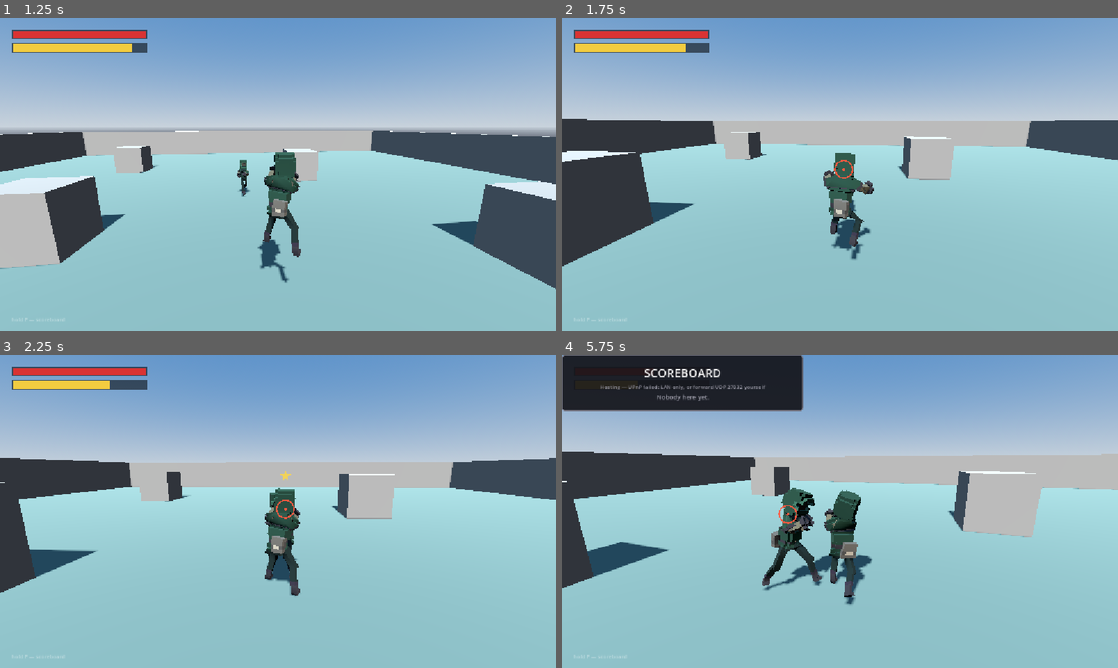
Above: before the commit, frames 1-4 (two rows, left to right).
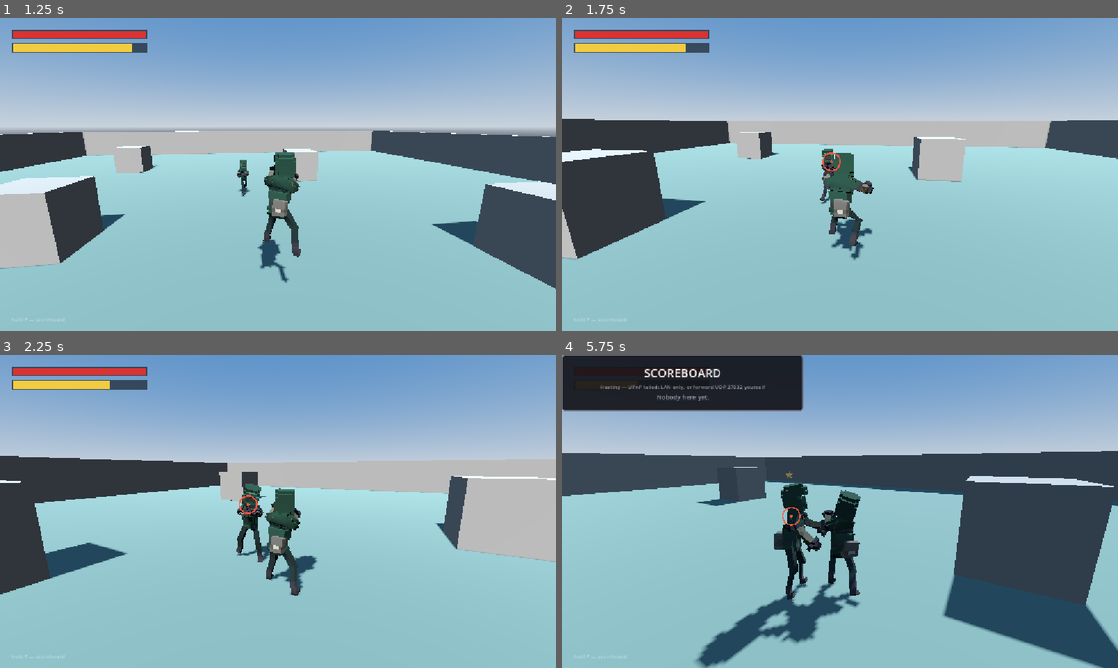
Above: after the commit, the same moments.

Repository: therealssorw/astria
Game: Godot game, scene res://scenes/main.tscn
Two runs of this game, one before a commit and one after it. Both use one fixed random seed, a clock stepped at 60 frames per second and the inputs below. This scene is started directly instead of the project's main scene. A sky picture missing from this copy of the repository is replaced by a grey-blue gradient. Sound files missing from this copy of the repository are replaced by a short silence.
Inputs (mouse positions are in pixels of both pictures, inside the frame that each line leads up to):
- Up to frame 1 (1.25 s): tap Enter (ui_accept) at 0.5 s; move the mouse to (305, 174) at 0.52 s; hold W (move_forward) from 0.53 s (still down); hold Right mouse button (block) from 0.53 s (still down); click (305, 174) at 0.6 s; tap Space (jump) at 0.77 s
- Up to frame 2 (1.75 s): keep holding W (move_forward); move the mouse to (812, 174) at 1.27 s; release Right mouse button (block) at 1.28 s; right-click (812, 174) at 1.35 s; tap Space (jump) at 1.52 s; click (812, 174) at 1.55 s
- Up to frame 3 (2.25 s): keep holding W (move_forward); move the mouse to (289, 505) at 2.02 s; hold Right mouse button (block) from 2.03 s (still down); click (289, 505) at 2.1 s
- Up to frame 4 (5.75 s): keep holding W (move_forward); move the mouse to (834, 517) at 2.77 s; release Right mouse button (block) at 2.78 s; right-click (834, 517) at 2.85 s; tap Space (jump) at 3.02, 3.77, 4.52 s; click (834, 517) at 3.05 s; move the mouse to (878, 514) at 3.52 s; hold E (interact) 3.53-4.28 s; right-click (878, 514) at 3.8 s; move the mouse to (795, 508) at 4.27 s; tap Middle mouse button (lock_on) at 4.35 s; click (795, 508) at 4.55 s; move the mouse to (845, 511) at 5.02 s; hold P (scoreboard) from 5.03 s (still down); click (845, 511) at 5.17 s; right-click (845, 511) at 5.3 s

Frame 1 is identical in both runs. In frame 2, 3.4% of the frame differs, in the area x 0-100%, y 32-80%; in frame 3, 12%; in frame 4, 33%, in the area x 0-100%, y 30-100%.

Commit message:
Show a shield in the lock-on ring when the target is guarding
While the locked target has its guard up the reticle's centre dot becomes a
steel-blue shield, so you can see a swing will be soaked before you throw it.

Enemy guard had to be replicated to see it at all: the AI only runs on the
server, and net_visual_state carried wind-up but not blocking. Added
Enemy.is_blocking() (deriving from the same condition take_damage uses, so
the HUD can't promise a block the server won't honour) plus a matching
Player.is_blocking(), since a lock target can be either.

Colour is deliberate: gold already means "pay attention" (wind-up star, NPC
bubble), so defence gets its own steel blue rather than a third gold shape.

Co-Authored-By: Claude Opus 5 <noreply@anthropic.com>

Diff:
--- a/scripts/core/network_manager.gd
+++ b/scripts/core/network_manager.gd
@@ -610,7 +610,8 @@
 	for row in batch:
 		var e := en.get_node_or_null(String(row[0]))
 		if e:
-			e.net_apply_state(row[1], row[2], row[3], row[4], row[5], row[6], row[7], row[8], row[9])
+			e.net_apply_state(row[1], row[2], row[3], row[4], row[5], row[6], row[7],
+					row[8], row[9], row[10])
 
 func server_broadcast_enemy_damage(enemy_name: String, health: float, blocked: bool) -> void:
 	rpc("cl_enemy_damaged", enemy_name, health, blocked)
--- a/scripts/entities/enemy.gd
+++ b/scripts/entities/enemy.gd
@@ -122,6 +122,7 @@
 var net_windup := false
 var net_windup_prog := 0.0
 var net_attacking := false
+var net_blocking := false
 var _net_has_state := false
 
 func _ready() -> void:
@@ -265,11 +266,12 @@
 func net_visual_state() -> Array:
 	return [String(name), global_position, body_visual.rotation.y,
 			last_anim, last_anim_t, last_ratio,
-			is_winding_up(), windup_progress(), attacking, attack_duration]
+			is_winding_up(), windup_progress(), attacking, attack_duration,
+			is_blocking()]
 
 func net_apply_state(pos: Vector3, yaw: float, anim: String, anim_t: float,
 		ratio: float, windup: bool, windup_prog: float,
-		is_attacking: bool, atk_duration: float) -> void:
+		is_attacking: bool, atk_duration: float, guarding := false) -> void:
 	net_pos = pos
 	net_yaw = yaw
 	net_anim = anim
@@ -284,6 +286,7 @@
 		if body_visual.has_method("on_attack_started"):
 			body_visual.on_attack_started(false, 0, atk_duration)
 	net_attacking = is_attacking
+	net_blocking = guarding
 	_net_has_state = true
 
 func net_apply_damage(new_health: float, blocked: bool) -> void:
@@ -511,6 +514,14 @@
 	if puppet:
 		return net_windup
 	return attacking and not attack_did_hit
+
+## True while the guard is up — the same condition that actually reduces
+## incoming damage in take_damage, so the HUD shield can't promise a block
+## the server won't honour. Replicated, because the AI only runs server-side.
+func is_blocking() -> bool:
+	if puppet:
+		return net_blocking
+	return state == CombatState.BLOCK and not attacking and not dead
 
 ## 0 -> 1 progress through the wind-up, for telegraph intensity.
 func windup_progress() -> float:
--- a/scripts/entities/player.gd
+++ b/scripts/entities/player.gd
@@ -314,6 +314,11 @@
 			var lp := _srv_pending_lock
 			_srv_pending_time = -10.0
 			_srv_try_start(h, lp)
+
+## True while the guard is up. Mirrors Enemy.is_blocking() so the HUD can ask
+## any lock-on target the same question; `blocking` is already replicated.
+func is_blocking() -> bool:
+	return blocking and not dead
 
 ## SERVER: last position accepted from the owner (never the interpolated one).
 func server_body_pos() -> Vector3:
--- a/scripts/ui/hud.gd
+++ b/scripts/ui/hud.gd
@@ -139,9 +139,26 @@
 
 class ReticleControl:
 	extends Control
+	## Lock-on ring. While the locked target has its guard up, the centre dot
+	## becomes a shield so you can see your next swing will be soaked before
+	## you throw it. Steel blue rather than the gold used by the wind-up star
+	## and the NPC prompt — this reads "defended", not "danger".
+
+	const SHIELD_HALF_W := 8.0
+	const SHIELD_H := 21.0
+	const SHIELD_TAPER := 8          # samples down each curved edge
+	const SHIELD_PULSE_SPEED := 4.0
+	const SHIELD_PULSE := 0.06
+
+	const RETICLE := Color(1, 0.35, 0.25, 0.9)
+	const SHIELD_FILL := Color(0.55, 0.72, 0.95, 0.85)
+	const SHIELD_EDGE := Color(0.90, 0.96, 1.0, 0.95)
+
 	var player: Player
-
-	func _process(_delta: float) -> void:
+	var _t := 0.0
+
+	func _process(delta: float) -> void:
+		_t += delta
 		queue_redraw()
 
 	func _draw() -> void:
@@ -150,9 +167,40 @@
 		var cam := get_viewport().get_camera_3d()
 		if cam == null:
 			return
-		var world_pos: Vector3 = player.lock_target.global_position + Vector3.UP * 1.4
+		var target: Node3D = player.lock_target
+		var world_pos: Vector3 = target.global_position + Vector3.UP * 1.4
 		if cam.is_position_behind(world_pos):
 			return
 		var p := cam.unproject_position(world_pos)
-		draw_arc(p, 18.0, 0, TAU, 32, Color(1, 0.35, 0.25, 0.9), 3.0)
-		draw_circle(p, 3.0, Color(1, 0.35, 0.25, 0.9))
+		draw_arc(p, 18.0, 0, TAU, 32, RETICLE, 3.0)
+		if target.has_method("is_blocking") and target.is_blocking():
+			_draw_shield(p)
+		else:
+			draw_circle(p, 3.0, RETICLE)
+
+	func _draw_shield(c: Vector2) -> void:
+		var s: float = 1.0 + SHIELD_PULSE * sin(_t * SHIELD_PULSE_SPEED)
+		var pts := _shield_points(c, SHIELD_HALF_W * s, SHIELD_H * s)
+		draw_colored_polygon(pts, SHIELD_FILL)
+		var outline := pts.duplicate()
+		outline.append(pts[0])
+		draw_polyline(outline, SHIELD_EDGE, 2.0, true)
+
+	## Heater shield: square shoulders, straight sides, then an elliptical
+	## taper down to the point.
+	func _shield_points(c: Vector2, w: float, h: float) -> PackedVector2Array:
+		var pts := PackedVector2Array()
+		var top := c.y - h * 0.5
+		var shoulder := top + h * 0.34
+		var tip := c.y + h * 0.5
+		pts.append(Vector2(c.x - w, top))
+		pts.append(Vector2(c.x + w, top))
+		pts.append(Vector2(c.x + w, shoulder))
+		for i in range(1, SHIELD_TAPER + 1):
+			var t := float(i) / SHIELD_TAPER
+			pts.append(Vector2(c.x + w * sqrt(maxf(1.0 - t * t, 0.0)), lerpf(shoulder, tip, t)))
+		for i in range(SHIELD_TAPER - 1, 0, -1):
+			var t := float(i) / SHIELD_TAPER
+			pts.append(Vector2(c.x - w * sqrt(maxf(1.0 - t * t, 0.0)), lerpf(shoulder, tip, t)))
+		pts.append(Vector2(c.x - w, shoulder))
+		return pts
Not shown, changed: CLAUDE.md
